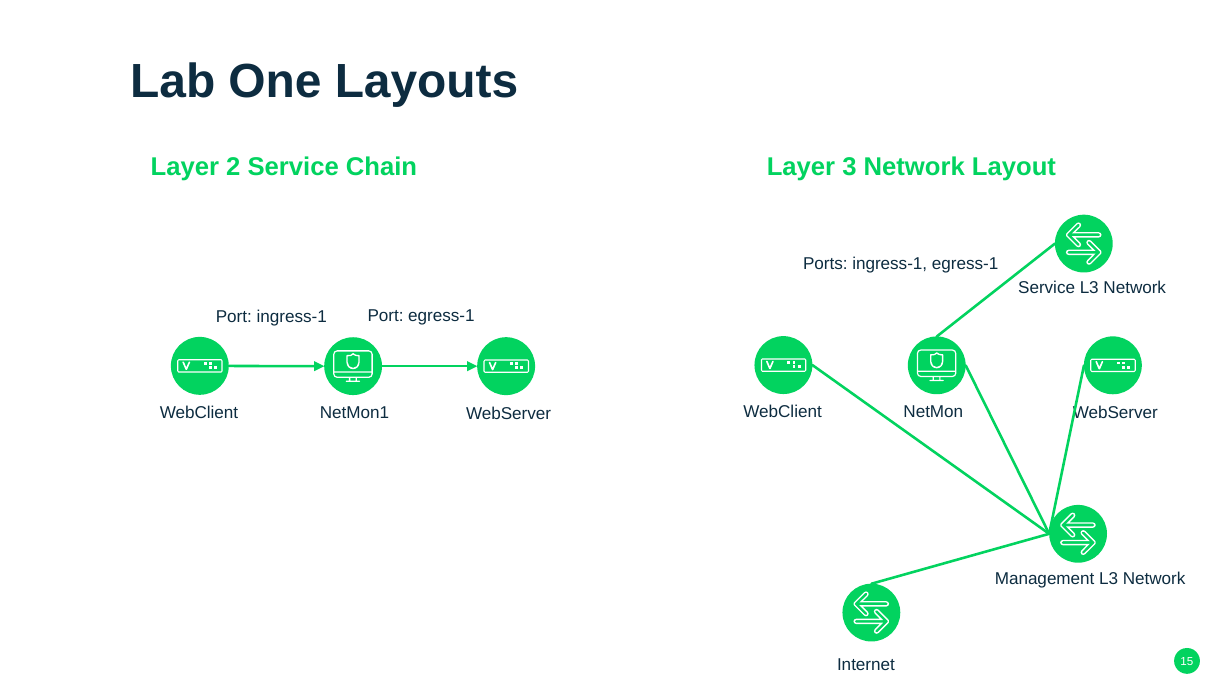
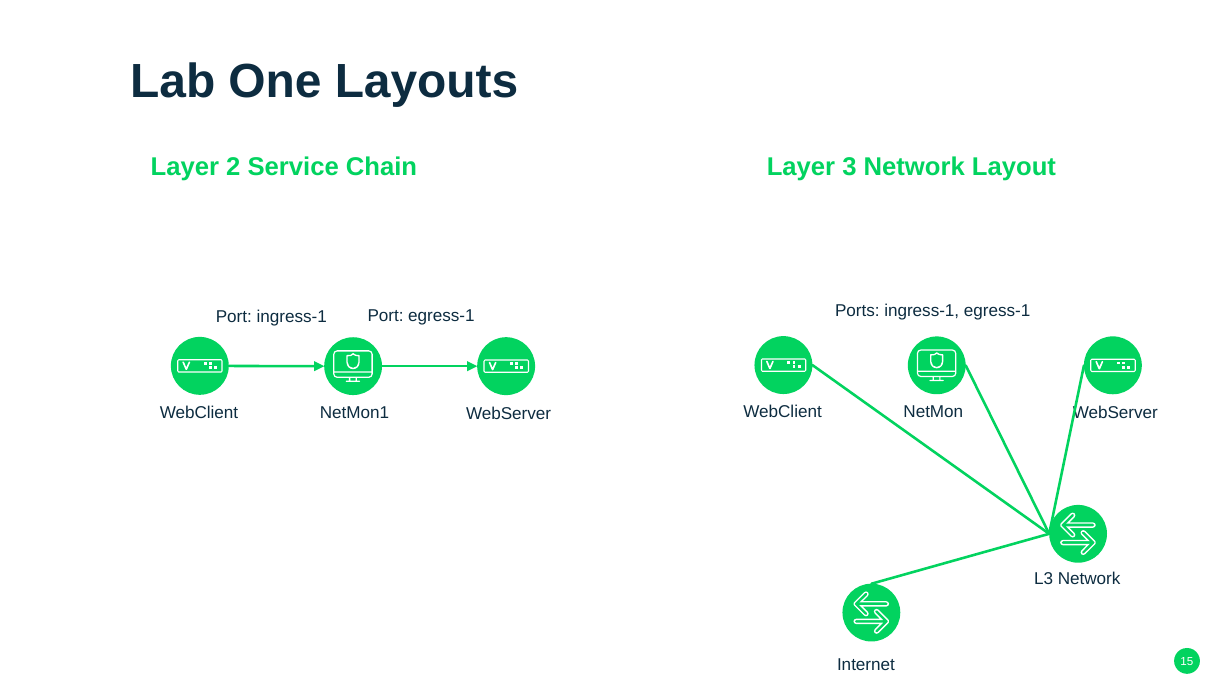
Before and after one commit to OpenStackSanDiego/SecurityServiceChains, a slide deck: slide 15 of Virtualized Security Functions - SUSE Format.pptx. Drawn at 1232x693 pixels with LibreOffice and Linux fonts; fonts in the diff are those of the drawing; background and template pictures are left out. Boxes give left, top, right and bottom in pixels: in the first picture for what was removed or moved away, otherwise in the second. Text is boxed around its words. In the diff, an @@ line names an element or a change of style, - is before the commit and + after.

```diff
--- a/Virtualized Security Functions - SUSE Format.pptx
+++ b/Virtualized Security Functions - SUSE Format.pptx
@@ freeform shape removed at <box>1055,214,1112,272</box> @@
@@ freeform shape removed at <box>1066,222,1101,246</box> @@
@@ line removed from (1055, 244) to (936, 336) @@
@@ freeform shape removed at <box>1066,240,1101,265</box> @@
@@ text "Ports: ingress-1, egress-1": place and size @@
-text "Ports: ingress-1, egress-1" at <box>803,256,998,273</box>
+text "Ports: ingress-1, egress-1" at <box>835,303,1030,320</box>
@@ text removed at <box>1018,280,1166,293</box> @@
-Service L3 Network
@@ text at <box>1034,571,1121,584</box>: text changed @@
-Management L3 Network
+L3 Network
```
Also in this commit, not shown: 6 other slides changed, 1 slide added.
